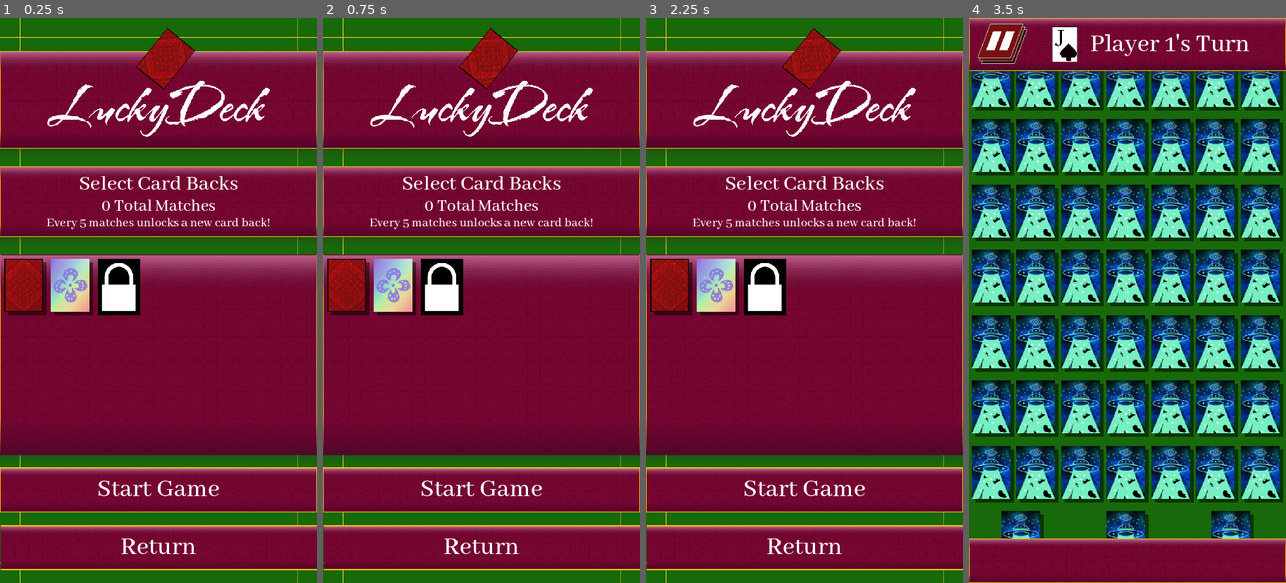
Above: before the commit, frames 1-4 (left to right).
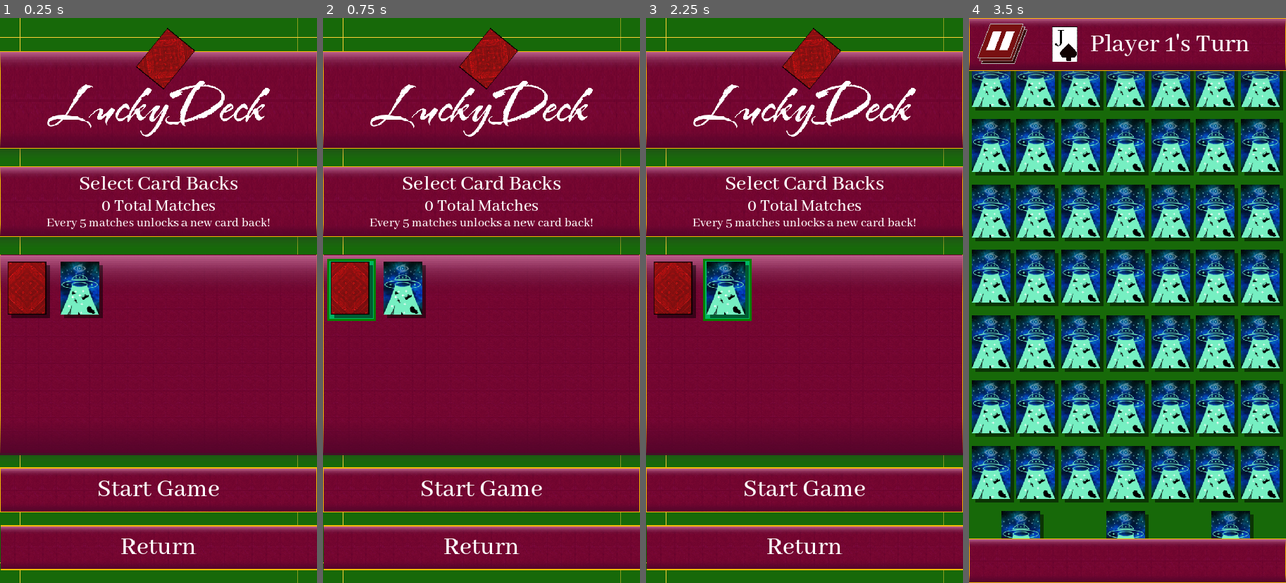
Above: after the commit, the same moments.

Repository: Yavuz7/LuckyDeck
Game: Godot game, scene res://Menus/player_card_back_selection.tscn
Two runs of this game, one before a commit and one after it. Both use one fixed random seed, a clock stepped at 60 frames per second and the inputs below. This scene is started directly instead of the project's main scene.
Inputs (mouse positions are in pixels of both pictures, inside the frame that each line leads up to):
- Up to frame 1 (0.25 s): no input
- Up to frame 2 (0.75 s): click (348, 289) at 0.52 s
- Up to frame 3 (2.25 s): click (674, 289) at 1.27 s; click (718, 289) at 2.02 s
- Up to frame 4 (3.5 s): click "Start Game" at 2.75 s

The runs differ from the first frame. In frame 1, 3.6% of the frame differs, in the area x 1-45%, y 42-54%; in frame 2, 3.8%; in frame 3, 3.8%; in frame 4, nothing differs.
Error in both runs: Invalid access to property or key 'AudioSettings' on a base object of type 'Nil'. (res://Scripts/saveManager.gd:10)

Commit message:
Added card back selection template

Diff:
--- /dev/null
+++ b/Menus/card_back_button_template.gd
@@ -0,0 +1,12 @@
+extends Button
+
+func init(isDisabled,texture,alreadyPressed):
+	if isDisabled:
+		self.disabled = true
+		$TextureRect.set_texture(GameManager.cardLocked)
+	else:
+		$TextureRect.set_texture(texture)
+		self.set_pressed_no_signal(alreadyPressed)
+# Called when the node enters the scene tree for the first time.
+func _ready():
+	pass # Replace with function body.
--- /dev/null
+++ b/Menus/card_back_button_template.tscn
@@ -0,0 +1,45 @@
+[gd_scene load_steps=8 format=3 uid="uid://cnwv2daq5yqkc"]
+
+[ext_resource type="Texture2D" uid="uid://d3ijyo2y0hsjr" path="res://assets/Images/cardBacks/cb000.png" id="1_34xc3"]
+[ext_resource type="Script" path="res://Menus/card_back_button_template.gd" id="1_e0qhv"]
+
+[sub_resource type="StyleBoxEmpty" id="StyleBoxEmpty_6rccx"]
+
+[sub_resource type="StyleBoxEmpty" id="StyleBoxEmpty_k8qa6"]
+
+[sub_resource type="StyleBoxFlat" id="StyleBoxFlat_666ny"]
+bg_color = Color(0, 0.717647, 0.384314, 1)
+border_width_left = 4
+border_width_top = 4
+border_width_right = 4
+border_width_bottom = 4
+border_color = Color(0.0196078, 0.505882, 0, 1)
+
+[sub_resource type="StyleBoxEmpty" id="StyleBoxEmpty_tk8iw"]
+
+[sub_resource type="StyleBoxEmpty" id="StyleBoxEmpty_4kn2r"]
+
+[node name="cardBackButtonTemplate" type="Button"]
+custom_minimum_size = Vector2(110, 140)
+theme_override_styles/normal = SubResource("StyleBoxEmpty_6rccx")
+theme_override_styles/hover = SubResource("StyleBoxEmpty_k8qa6")
+theme_override_styles/pressed = SubResource("StyleBoxFlat_666ny")
+theme_override_styles/disabled = SubResource("StyleBoxEmpty_tk8iw")
+theme_override_styles/focus = SubResource("StyleBoxEmpty_4kn2r")
+toggle_mode = true
+script = ExtResource("1_e0qhv")
+
+[node name="TextureRect" type="TextureRect" parent="."]
+layout_mode = 1
+anchors_preset = 8
+anchor_left = 0.5
+anchor_top = 0.5
+anchor_right = 0.5
+anchor_bottom = 0.5
+offset_left = -48.0
+offset_top = -64.0
+offset_right = 48.0
+offset_bottom = 64.0
+grow_horizontal = 2
+grow_vertical = 2
+texture = ExtResource("1_34xc3")
--- a/Menus/player_card_back_selection.gd
+++ b/Menus/player_card_back_selection.gd
@@ -1,9 +1,14 @@
 extends Panel
 
+
+
 @onready var cardBacks = $mainLayoutCredits/SelectionBox/cardSelection/MarginContainer/CardBacks
-
+@onready var cardSelectTemplate = load("res://Menus/card_back_button_template.tscn")
 # Called when the node enters the scene tree for the first time.
 func _ready():
+	var instance = cardSelectTemplate.instantiate()
+	instance.init(false,GameManager.cardBack,false);
+	cardBacks.add_child(instance)
 	pass # Replace with function body.
 
 
--- a/Menus/player_card_back_selection.tscn
+++ b/Menus/player_card_back_selection.tscn
@@ -1,14 +1,11 @@
-[gd_scene load_steps=13 format=3 uid="uid://lcievqvnw8xh"]
+[gd_scene load_steps=10 format=3 uid="uid://lcievqvnw8xh"]
 
 [ext_resource type="Script" path="res://Menus/player_card_back_selection.gd" id="1_4qlhi"]
 [ext_resource type="Texture2D" uid="uid://bd3eeolp5h22g" path="res://assets/Images/rectangleborderyellow.svg" id="4_whssx"]
 [ext_resource type="PackedScene" uid="uid://cvgijvugy7wxe" path="res://assets/button_scene.tscn" id="5_pc7gh"]
-[ext_resource type="Texture2D" uid="uid://d3ijyo2y0hsjr" path="res://assets/Images/cardBacks/cb000.png" id="6_hf1rc"]
 [ext_resource type="Texture2D" uid="uid://bgmppv2cfhcf6" path="res://assets/Images/luckydecklogo.png" id="6_r8u8g"]
-[ext_resource type="Texture2D" uid="uid://cmqjr1sx1ksgd" path="res://assets/Images/cardBacks/cb001.png" id="7_5ox5g"]
+[ext_resource type="PackedScene" uid="uid://cnwv2daq5yqkc" path="res://Menus/card_back_button_template.tscn" id="6_y80ow"]
 [ext_resource type="Texture2D" uid="uid://dpqbxplhq7uc" path="res://assets/Images/bigArea.png" id="7_hwia6"]
-[ext_resource type="Texture2D" uid="uid://ckq0ks71ikr7m" path="res://assets/Images/lockedCard.png" id="7_s1p5k"]
-[ext_resource type="Texture2D" uid="uid://dobfovtta5moh" path="res://assets/Images/cardBacks/cb002.png" id="9_wfex6"]
 [ext_resource type="Theme" uid="uid://brkyelj36ne10" path="res://Scripts/maintheme.tres" id="19_uqi7t"]
 [ext_resource type="Texture2D" uid="uid://bfv4r7hwpte2q" path="res://assets/Images/buttonpattern2.png" id="20_rpoks"]
 [ext_resource type="Texture2D" uid="uid://dsyec6g04gdst" path="res://assets/Images/Buttons/buttonhighlights.svg" id="21_3ifbu"]
@@ -146,25 +143,8 @@
 theme_override_constants/v_separation = 10
 metadata/_edit_use_anchors_ = true
 
-[node name="cb000" type="TextureButton" parent="mainLayoutCredits/SelectionBox/cardSelection/MarginContainer/CardBacks"]
-layout_mode = 2
-toggle_mode = true
-texture_normal = ExtResource("6_hf1rc")
-texture_disabled = ExtResource("7_s1p5k")
-
-[node name="cb001" type="TextureButton" parent="mainLayoutCredits/SelectionBox/cardSelection/MarginContainer/CardBacks"]
-layout_mode = 2
-toggle_mode = true
-texture_normal = ExtResource("7_5ox5g")
-texture_pressed = ExtResource("7_5ox5g")
-texture_disabled = ExtResource("7_s1p5k")
-
-[node name="cb002" type="TextureButton" parent="mainLayoutCredits/SelectionBox/cardSelection/MarginContainer/CardBacks"]
-layout_mode = 2
-disabled = true
-toggle_mode = true
-texture_normal = ExtResource("9_wfex6")
-texture_disabled = ExtResource("7_s1p5k")
+[node name="cardBackButtonTemplate" parent="mainLayoutCredits/SelectionBox/cardSelection/MarginContainer/CardBacks" instance=ExtResource("6_y80ow")]
+layout_mode = 2
 
 [node name="Start Game" type="Button" parent="."]
 custom_minimum_size = Vector2(0, 100)
--- a/Scripts/GameManager.gd
+++ b/Scripts/GameManager.gd
@@ -16,6 +16,7 @@
 
 var cardBacks = []
 var cardBack = preload("res://assets/Images/cardBacks/cb005.png")
+var cardLocked = preload("res://assets/Images/lockedCard.png")
 var numberGenerator = RandomNumberGenerator.new()
 
 const numberNeededFor4OfAKind = 4
